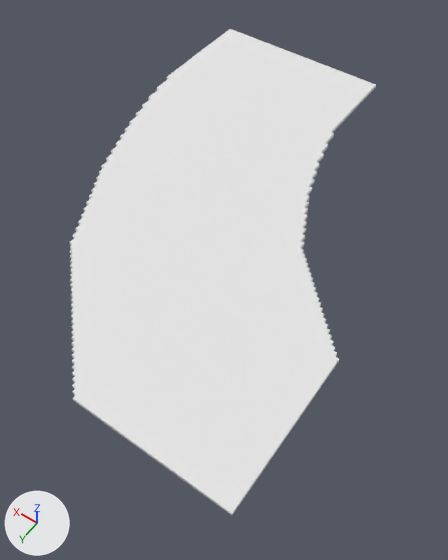
Renders of the OBJ model models_obj_test/zakretPolSkosLod.obj from each side of a commit.
The view is the same before and after, from a 50 mm lens placed at (-8.24, 9.24, 11.07), pointed at (-2.93, 1.8, -0.61). Lighting does not change. The marker at lower left points along +X, +Y and +Z. Where no turn or scale is listed for an object, it has been applied to the vertices. Vertices at the same position are counted once.

Names of what the first picture shows: 'Untitled'.
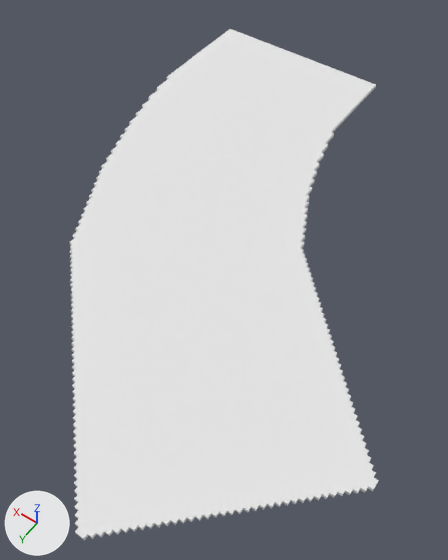
The newer file is also turned or shifted as a whole; pictures and numbers use the older file's frame.

Changed parts and their boxes [x1, y1, x2, y2] in the pictures (448 x 560 px):
'Untitled', reshaped: before [70, 29, 376, 515]; after [70, 29, 379, 541]
part 1 of me_untitled, added: after [73, 363, 379, 541]

Patch to the scene script:
```diff
--- a/models_obj_test/zakretPolSkosLod.obj.py
+++ b/models_obj_test/zakretPolSkosLod.obj.py
@@ mat_palette_024 @@
+mat_palette_024 = principled_material('palette.024')
+mat_palette_024.base_color = (0.8, 0.8, 0.8)  # white #e7e7e7
+mat_palette_024.roughness = 1.0
@@ mat_palette_023 @@
+mat_palette_023 = principled_material('palette.023')
+mat_palette_023.base_color = (0.8, 0.8, 0.8)  # white #e7e7e7
+mat_palette_023.roughness = 1.0
@@ me_untitled @@
 # used by ob_untitled; location = (0.0, 0.0, 0.0)
-me_untitled.from_pydata(...)  # 7612 vertices, 15220 faces; spans x -6.35..2.65, y -6.35..6.35, z 0.0..0.1
+me_untitled.from_pydata(...)  # 8506 vertices, 17066 faces; spans x -8.15..2.65, y -6.35..8.15, z 0.0..0.1
+# me_untitled part 1: 894 vertices added at x -8.15..-2.65, y 2.65..8.15, z 0.0..0.1
 me_untitled.materials.append(mat_palette_014)
+me_untitled.materials.append(mat_palette_023)  # white #e7e7e7
+me_untitled.materials.append(mat_palette_024)  # white #e7e7e7
```
